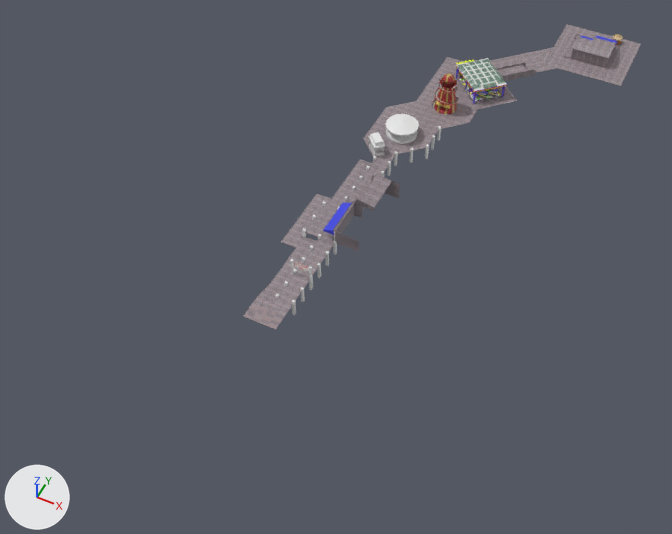
A saved change to the Blender file level.blend.
Rendered twice from a 50 mm camera at (68.7, -109.9, 155.5) aimed at (1.8, 23.9, -11.8). Arrows for +X, +Y and +Z are at lower left; the lights stay in place.

The scene before the commit, as lines of its bpy script (objects in view):
```python
me_cylinder = bpy.data.meshes.new('Cylinder')
me_cylinder.from_pydata(...)  # 1080 vertices, 942 faces; spans x -10.0..44.8, y -70.0..68.8, z -2.1..5.1
me_cylinder.materials.append(mat_csumra_bmp)  # picture img_csumra_bmp
me_cylinder_001 = bpy.data.meshes.new('Cylinder.001')
me_cylinder_001.from_pydata(...)  # 129 vertices, 129 faces; spans x -1.0..1.0, y -1.0..1.0, z -1.0..21.1
me_cylinder_005 = bpy.data.meshes.new('Cylinder.005')
me_cylinder_005.from_pydata(...)  # 142 vertices, 140 faces; spans x 3.4..18.6, y 19.4..34.6, z 3.5..4.5
me_cylinder_005.materials.append(mat_csumrd_bmp)  # picture img_csumrd_bmp
ob_cylinder_001 = bpy.data.objects.new('Cylinder.001', me_cylinder_001)
ob_cylinder_001.location = (1.0, 63.0, 0.4)
ob_cylinder_001.scale = (4.05, 4.05, 0.176)
ob_helterskelter_001 = bpy.data.objects.new('HelterSkelter.001', me_cylinder_005)
ob_helterskelter_001.location = (1.0, 63.0, 0.4)
ob_pierfloor = bpy.data.objects.new('PierFloor', me_cylinder)
ob_pierfloor.location = (1.0, 63.0, 0.4)
```
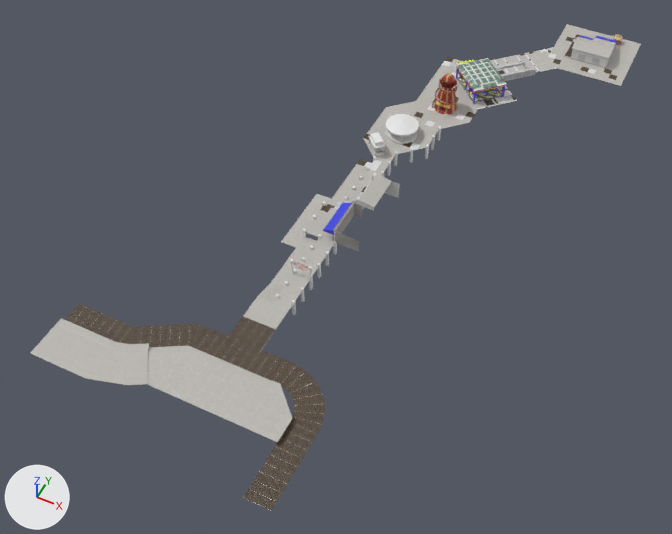
Location of each change, [x1, y1, x2, y2] in pixels of the pictures (672 x 534 px):
'PierFloor', reshaped (53% wider, 59% taller): before [243, 24, 641, 329]; after [31, 24, 641, 511]
part 1 of me_cylinder, added: after [31, 304, 325, 511]
part 2 of me_cylinder, deleted: before [366, 177, 392, 208]
part 3 of me_cylinder, surface changed: [243, 303, 285, 329] in both
part 4 of me_cylinder, recoloured: [253, 24, 641, 316] in both

The change, as a list of edits to the scene's bpy script:
```text
Change me_cylinder:
    used by ob_pierfloor; location = (1.0, 63.0, 0.4)
    remove me_cylinder.from_pydata(...)  # 1080 vertices, 942 faces; spans x -10.0..44.8, y -70.0..68.8, z -2.1..5.1
    add me_cylinder.from_pydata(...)  # 1611 vertices, 1418 faces; spans x -39.4..44.8, y -106.8..68.8, z -2.1..5.1
    me_cylinder part 1: 533 vertices added at x -39.4..21.5, y -106.8..-72.0, z -0.4..1.0
    me_cylinder part 2: 2 vertices removed from x 7.0, y -32.0..-22.0, z 4.3
    me_cylinder part 3: 8 kept faces spanning x -6.0..2.0, y -70.0..-66.0, z -0.4 get new texture (UV) coordinates
    me_cylinder part 4: 938 faces spanning x -10.0..44.8, y -70.0..68.8, z -2.1..5.1 switch from mat_csumra_bmp (picture img_csumra_bmp) to mat_csumrc_bmp (picture img_csumrc_bmp)
```
